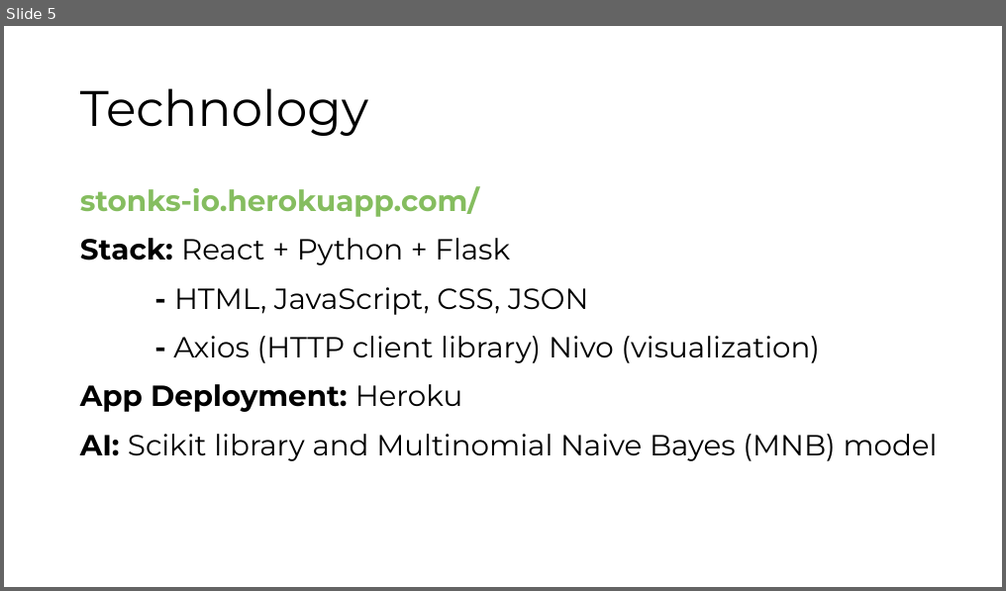
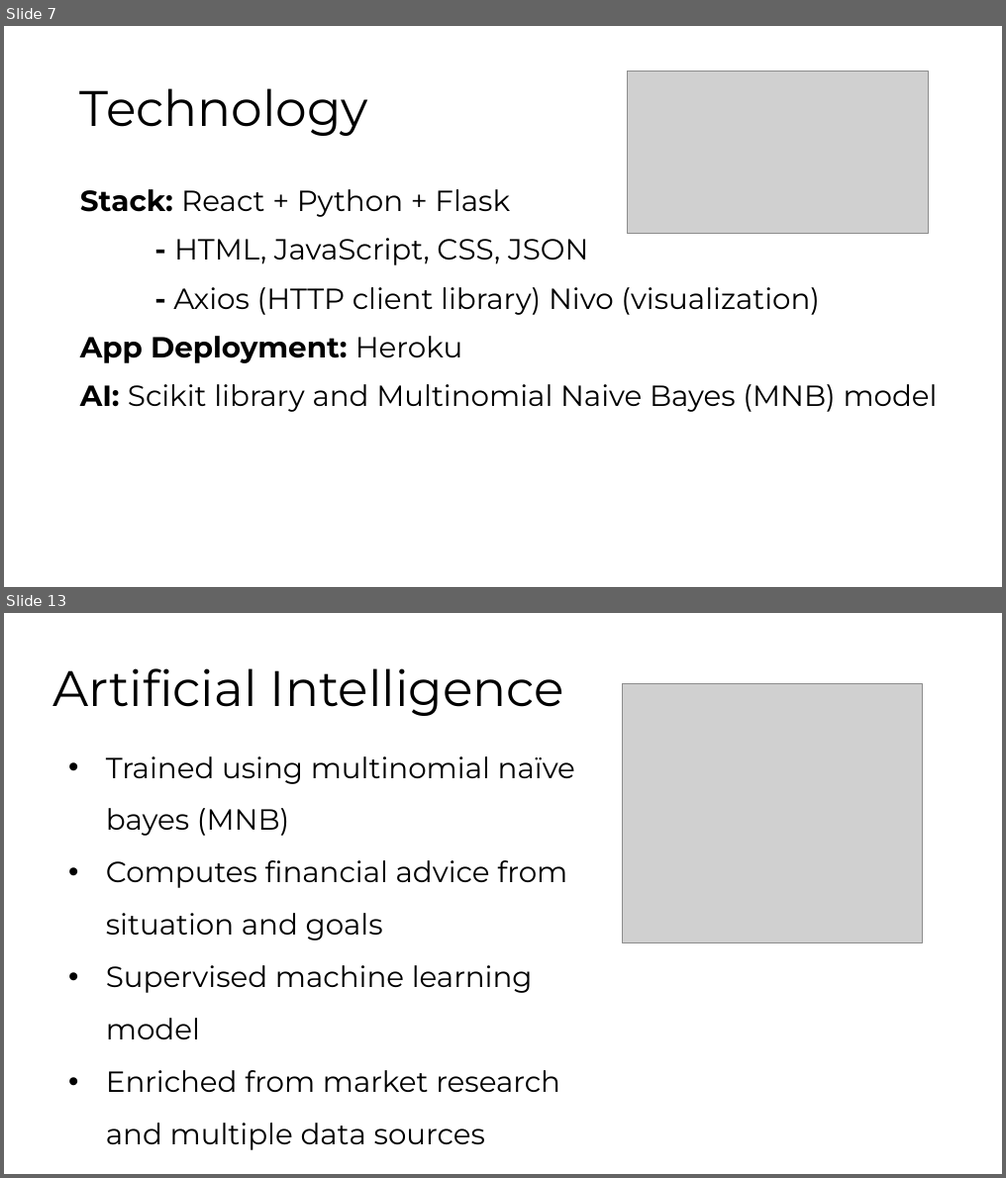
Before and after one commit to shawnjacobsen/hackOHIO-2020, a slide deck: hackOHIO-2020.pptx. Shown one above the other, each under a label of ours: slide 5 before the commit, slides 7 and 13 after it; the slides between them are not shown. The pictures are 1006x591 and 1006x1178 pixels, drawn with LibreOffice and Linux fonts; fonts in the diff are those of the drawing; grey boxes stand for pictures. Boxes give left, top, right and bottom in pixels: in the first picture for what was removed or moved away, otherwise in the second. Text is boxed around its words. In the diff, an @@ line names an element or a change of style, - is before the commit and + after.

```diff
--- a/hackOHIO-2020.pptx
+++ b/hackOHIO-2020.pptx
@@ slide 13 added at [4, 613, 1002, 1174], background #FFFFFF @@
@@ title added at [53, 668, 564, 716], 48 pt, text #000000 @@
+Artificial Intelligence
@@ picture added at [623, 683, 923, 943] @@
@@ text added at [106, 757, 575, 1151], 28 pt, text #000000 @@
+• Trained using multinomial naïve bayes (MNB)
+• Computes financial advice from situation and goals
+• Supervised machine learning model
+• Enriched from market research and multiple data sources
@@ what was slide 5 is now slide 7 @@
@@ slide 7 changed as well @@
@@ picture added at [628, 72, 930, 234] @@
@@ text at [80, 186, 479, 217]: paragraph removed @@
-stonks-io.herokuapp.com/
```
Also in this commit, not shown: 2 other slides changed, 17 other slides added, 2 slides removed.
